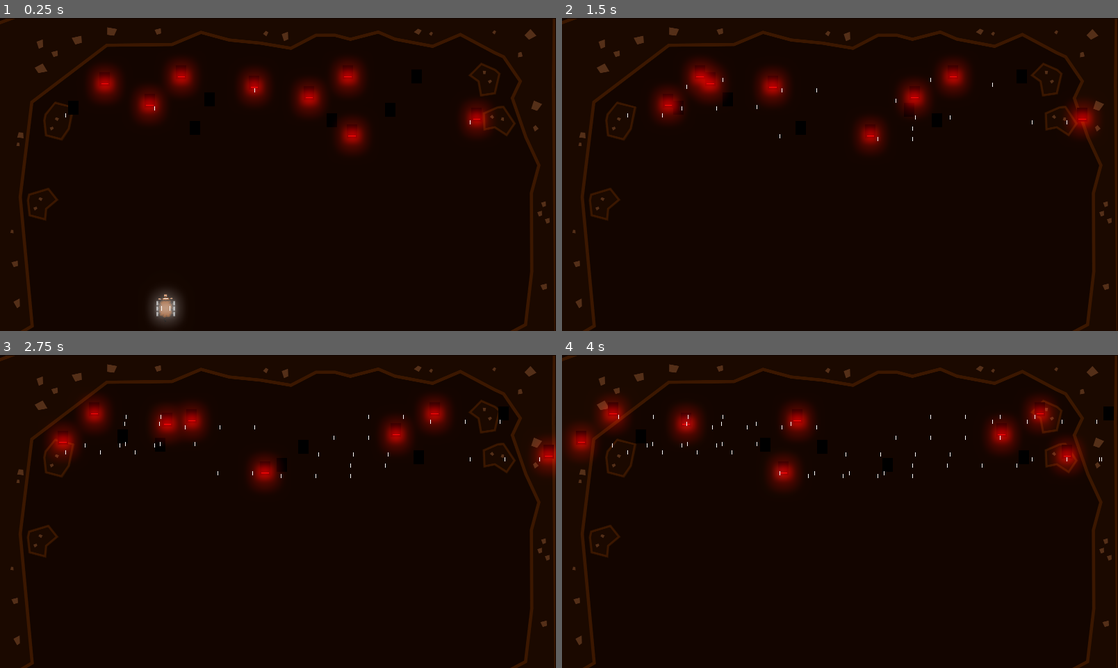
Above: before the commit, frames 1-4 (two rows, left to right).
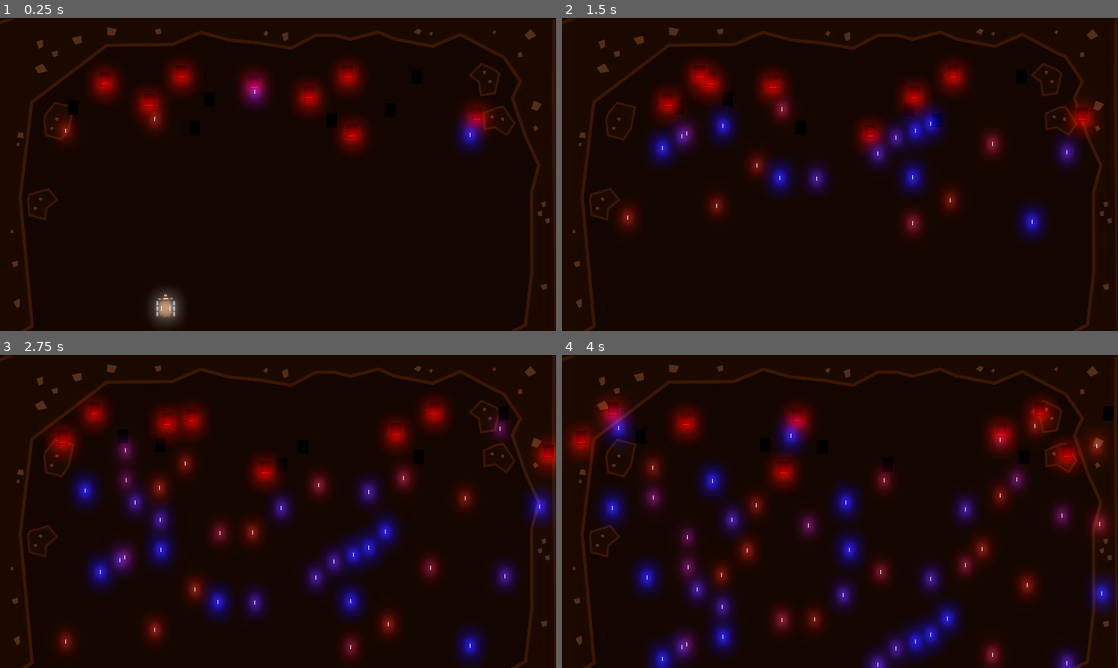
Above: after the commit, the same moments.

Repository: GameDrivenDesign/punk-wolf
Game: Godot game, scene res://game.tscn
Same seed, same stepped clock (60 frames per second), same inputs: the game is played once before the commit and once after it.
Inputs:
- Up to frame 1 (0.25 s): no input
- Up to frame 2 (1.5 s): tap Enter (ui_accept) at 0.5, 0.77 s; hold Right (ui_right) 0.53-1.28 s; hold Left (ui_left) from 1.28 s (still down)
- Up to frame 3 (2.75 s): tap Enter (ui_accept) at 1.52 s; release Left (ui_left) at 2.03 s; hold Right (ui_right) from 2.03 s (still down)
- Up to frame 4 (4 s): release Right (ui_right) at 2.78 s; hold Up (ui_up) 2.78-3.53 s; tap Enter (ui_accept) at 3.02, 3.77 s; hold Left (ui_left) from 3.53 s (still down)

The runs differ from the first frame. In frame 1, 1.3% of the frame differs, in the area x 10-88%, y 18-44%; in frame 2, 7.3%; in frame 3, 13%; in frame 4, 16%, in the area x 6-100%, y 17-100%.
Error before the commit: Parse Error: The method "move_and_collide" isn't declared in the current class. (res://projectiles/Projectile.gd:16)

Commit message:
fix merge problems

Diff:
--- a/projectiles/Projectile.gd
+++ b/projectiles/Projectile.gd
@@ -13,9 +13,6 @@
 	set_modulate(colors[randi()%5])
 
 func _physics_process(delta):
-	var coll = move_and_collide(transform.y * delta * SPEED)
-	if coll and coll.collider.is_in_group("sheep"):
-		coll.collider.take_damage(DAMAGE)
 	position += (DIRECTION * delta * SPEED)
 
 func _on_Projectile_body_entered(body):
